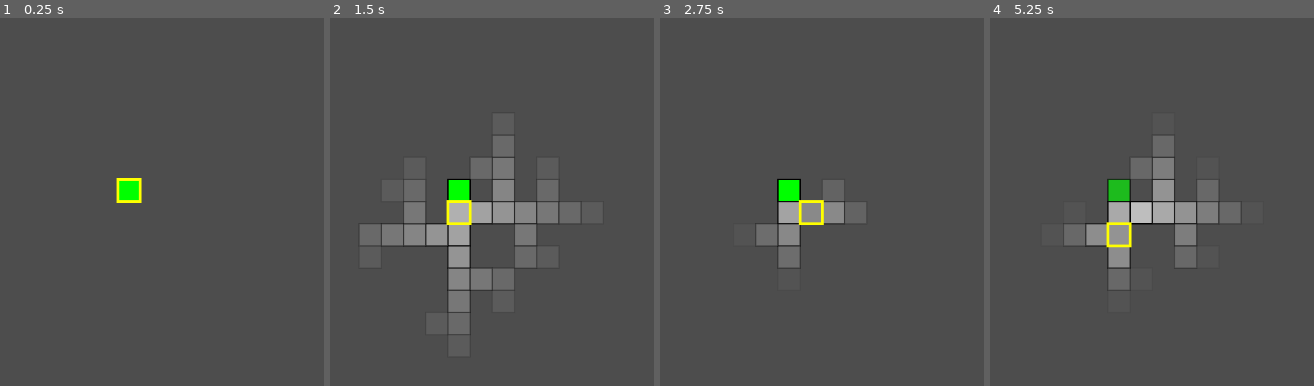
Above: before the commit, frames 1-4 (left to right).
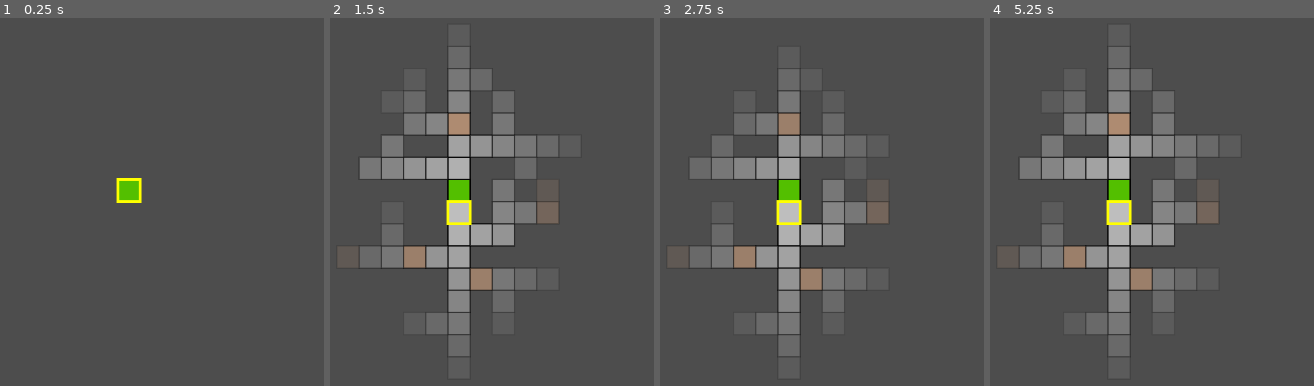
Above: after the commit, the same moments.

Repository: jhaakma/maze_game
Game: Godot game, scene res://Main.tscn
The game is run twice, just before and just after one commit, with the same random seed, the same clock (stepped at 60 frames per second) and the same inputs.
Inputs:
- Up to frame 1 (0.25 s): no input
- Up to frame 2 (1.5 s): tap Enter (ui_accept) at 0.5, 1.35 s; hold D (move_right) 0.53-1.28 s; hold Enter (ui_accept) 0.53-1.28 s; hold S (move_down) from 1.28 s (still down)
- Up to frame 3 (2.75 s): tap Enter (ui_accept) at 1.52, 1.82, 2 s; release S (move_down) at 2.03 s; hold D (move_right) from 2.03 s (still down); hold Enter (ui_accept) from 2.03 s (still down)
- Up to frame 4 (5.25 s): release D (move_right) at 2.78 s; release Enter (ui_accept) at 2.78 s; hold W (move_up) 2.78-3.53 s; tap Enter (ui_accept) at 2.85, 3.02, 3.32, 4.35, 4.52, 4.82, 5 s; hold Enter (ui_accept) 3.53-4.28 s; hold A (move_left) 3.53-5.03 s; hold S (move_down) from 5.03 s (still down); hold Enter (ui_accept) from 5.03 s (still down)

The runs differ from the first frame. In frame 1, 0.3% of the frame differs, in the area x 36-43%, y 44-50%; in frame 2, 16%; in frame 3, 15%; in frame 4, 19%, in the area x 8-78%, y 7-93%.

Commit message:
Implement room types and behavriours

Diff:
--- a/Items/Matchstick/matchstick.gd
+++ b/Items/Matchstick/matchstick.gd
@@ -3,6 +3,7 @@
 class_name Matchstick
 
 signal illumination_changed
+signal matchstick_out
 
 var active: bool = false
 var origin: Vector2i = Vector2i.ZERO
@@ -38,6 +39,7 @@
     active = false
     origin = Vector2i.ZERO
     illumination_changed.emit()
+    matchstick_out.emit()
 
 func _tween_radius(from: float, to: float, duration: float) -> void:
     var t := 0.0
--- a/Main.tscn
+++ b/Main.tscn
@@ -1,9 +1,11 @@
-[gd_scene load_steps=5 format=3 uid="uid://dv17qr5akn2xf"]
+[gd_scene load_steps=7 format=3 uid="uid://dv17qr5akn2xf"]
 
 [ext_resource type="Script" uid="uid://c0b70vaq8ime7" path="res://main.gd" id="1_glv2v"]
 [ext_resource type="PackedScene" uid="uid://b56xordbbvcq0" path="res://MazeGenerator/MazeVisualiser.tscn" id="2_r0du0"]
 [ext_resource type="PackedScene" uid="uid://bibxrhj7eydpo" path="res://MazeGenerator/MazeGenerator.tscn" id="3_cm0pq"]
+[ext_resource type="Script" uid="uid://bc45bp2ccmjdm" path="res://Rooms/Room.gd" id="4_3dxm6"]
 [ext_resource type="PackedScene" uid="uid://de7e471aj42si" path="res://Player/Player.tscn" id="4_cm0pq"]
+[ext_resource type="Resource" uid="uid://72y2o8eu65fq" path="res://Rooms/room_item.tres" id="5_3dxm6"]
 
 [node name="Main" type="Node2D" node_paths=PackedStringArray("generator", "visualiser", "player")]
 script = ExtResource("1_glv2v")
@@ -27,5 +29,6 @@
 bounds_max = Vector2i(10, 8)
 same_direction_chance = 0.8
 controller = NodePath("..")
+room_types = Array[ExtResource("4_3dxm6")]([ExtResource("5_3dxm6")])
 
 [node name="Player" parent="." instance=ExtResource("4_cm0pq")]
--- a/MazeGenerator/maze_generator.gd
+++ b/MazeGenerator/maze_generator.gd
@@ -4,6 +4,9 @@
 
 enum RoomType { START, EXIT, ITEM, COMBAT, EVENT, EMPTY }
 
+@onready var room_enter: Room = preload("res://Rooms/room_enter.tres")
+@onready var room_exit: Room = preload("res://Rooms/room_exit.tres")
+@onready var room_empty: Room = preload("res://Rooms/room_empty.tres")
 
 @export var room_count: int = 20
 @export var branch_chance: float = 0.3
@@ -12,6 +15,8 @@
 @export var bounds_max: Vector2i = Vector2i(5, 5)
 @export var same_direction_chance: float = 0.65
 @export var controller: MazeGame
+@export var room_types: Array[Room] = []
+
 
 const DIRECTIONS: Array[Vector2i] = [
     Vector2i(1, 0),
@@ -43,7 +48,6 @@
     var walkers: Array[Walker] = []
     var start_dir: Vector2i = DIRECTIONS[randi() % DIRECTIONS.size()]
     walkers.append(Walker.new(start_pos, start_dir))
-    controller.maze_data.maze[start_pos] = RoomExit.new()
 
     while controller.maze_data.maze.size() < room_count and walkers.size() > 0:
         var i: int = randi() % walkers.size()
@@ -76,7 +80,7 @@
             walker.dir = dir
 
         var next_position: Vector2i = walker.pos + dir
-        controller.maze_data.maze[next_position] = RoomEmpty.new() # Create an empty room
+        controller.maze_data.maze[next_position] = room_empty
         walkers.append(Walker.new(next_position, dir))
         walker.pos = next_position
 
@@ -117,20 +121,20 @@
 
 func assign_room_types(start_pos: Vector2i, exit_pos: Vector2i) -> void:
     # Set START and EXIT
-    controller.maze_data.maze[start_pos] = RoomEnter.new()
-    controller.maze_data.maze[exit_pos] = RoomExit.new()
+    controller.maze_data.maze[start_pos] = room_enter
+    controller.maze_data.maze[exit_pos] = room_exit
 
     # Example: Assign one ITEM room and one COMBAT room at random (expand as needed)
     var candidates := []
     for pos in controller.maze_data.maze.keys():
-        if controller.maze_data.maze[pos] is RoomEmpty:
+        if controller.maze_data.maze[pos].empty:
             candidates.append(pos)
-    if candidates.size() > 0:
-        var item_pos = candidates[randi() % candidates.size()]
-        controller.maze_data.maze[item_pos] = RoomItem.new()
-        candidates.erase(item_pos)
-    if candidates.size() > 0:
-        var combat_pos = candidates[randi() % candidates.size()]
-        controller.maze_data.maze[combat_pos] = RoomCombat.new()
-        candidates.erase(combat_pos)
-    # Add more assignment logic as needed (e.g., EVENT rooms, distance checks, etc.)
+
+    # for each empty room, try to spawn a room type
+    for pos in candidates:
+        #pick a random room type
+        var new_room: Room = room_types[randi() % room_types.size()]
+        #Check spawn chance
+        if randf() < new_room.spawn_chance:
+            print("Placing room at ", pos, " with type: ", new_room.description)
+            controller.maze_data.maze[pos] = new_room
--- a/MazeGenerator/maze_visualiser.gd
+++ b/MazeGenerator/maze_visualiser.gd
@@ -19,42 +19,45 @@
         return
 
     var player = controller.player
-    var player_origin = controller.player.position
-    var player_distances = controller.maze_data.get_distances(player_origin)
-    var matchstick_active = controller.is_matchstick_active()
-    var matchstick_origin = controller.matchstick.get_origin(player_origin)
-    var matchstick_distances = controller.maze_data.get_distances(matchstick_origin) if matchstick_active else {}
+    var player_origin = player.position
+    var matchsticks = controller.matchsticks
+    var matchstick_data = []
+    for m in matchsticks:
+        if m.is_active():
+            var origin = m.get_origin(player_origin)
+            var radius = m.get_radius()
+            var distances = controller.maze_data.get_distances(origin)
+            matchstick_data.append({
+                "distances": distances,
+                "radius": radius
+            })
 
     for pos in maze.keys():
         var room = maze[pos]
 
-        # Always fully illuminate visited rooms
-        var memory_level = controller.player.memorised_rooms.get(pos, 0.0)
+        # Player memory illumination
+        var memory_level = player.memorised_rooms.get(pos, 0.0)
         var player_alpha := dim_alpha
-        var player_dist = player_distances.get(pos, null)
         if memory_level:
             player_alpha = fully_lit_alpha * memory_level
-        # elif player_dist != null and player_dist <= int(player.vision_radius):
-        #     var t: float = float(player_dist) / player.vision_radius
-        #     player_alpha = lerp(fully_lit_alpha, dim_alpha, t)
 
-        # Calculate matchstick-based illumination (use animated radius)
+        # Matchstick illumination: take the brightest from all active matchsticks
         var matchstick_alpha := dim_alpha
-        if matchstick_active:
-            var matchstick_dist = matchstick_distances.get(pos, null)
-            if matchstick_dist != null and matchstick_dist <= int(controller.matchstick.illuminated_radius):
-                var t2: float = float(matchstick_dist) / controller.matchstick.illuminated_radius
-                matchstick_alpha = lerp(fully_lit_alpha, dim_alpha, t2)
+        for m in matchstick_data:
+            var dist = m["distances"].get(pos, null)
+            if dist != null and dist <= int(m["radius"]):
+                var t2: float = float(dist) / m["radius"]
+                var this_alpha = lerp(fully_lit_alpha, dim_alpha, t2)
+                matchstick_alpha = max(matchstick_alpha, this_alpha)
 
-        # Blend: take the brightest, and tint yellow only if matchstick is the brightest
+        # Blend: take the brightest
         var alpha = max(player_alpha, matchstick_alpha)
-
         var color = Color(room.color.r, room.color.g, room.color.b, alpha)
         draw_rect(Rect2(pos * cell_size, Vector2(cell_size, cell_size)), color)
         draw_rect(Rect2(pos * cell_size, Vector2(cell_size, cell_size)), Color(0,0,0,alpha), false, 2.0)
 
     # Draw player at their current position
-    draw_rect(Rect2(controller.player.position * cell_size, Vector2(cell_size, cell_size)), Color(1, 1, 0, 1.0), false, 4.0)
+    draw_rect(Rect2(player.position * cell_size, Vector2(cell_size, cell_size)), Color(1, 1, 0, 1.0), false, 4.0)
 
 func _get_room_color(room: Room) -> Color:
     var color = room.color
--- a/Player/player.gd
+++ b/Player/player.gd
@@ -7,7 +7,7 @@
 @export var position: Vector2i = Vector2i.ZERO
 @export var memory_loss_per_move: float = 0.1  # Amount of memory lost per move
 @export var forget_interval: float = 0.2  # Time in seconds to forget a room
-@export var memory_loss_per_second: float = 0.05  # Amount of memory lost per second
+@export var memory_loss_per_second: float = 0.02  # Amount of memory lost per second
 @export var vision_radius: int = 3  # How far the player can see
 # key: position, value: memory level (0-1)
 var memorised_rooms: Dictionary[Vector2i, float] = {}
@@ -71,5 +71,4 @@
             memorised_rooms[pos] = max(0.0, memorised_rooms[pos] - memory_loss_per_second * forget_interval)
             if memorised_rooms[pos] <= 0.0:
                 memorised_rooms.erase(pos)  # Remove rooms with no memory left
-    print("Memory updated: ", memorised_rooms)
     emit_signal("memory_updated")
--- /dev/null
+++ b/Rooms/Behaviours/RoomBehaviour.gd
@@ -0,0 +1,7 @@
+extends Node
+
+class_name RoomBehaviour
+
+func on_enter(player: Player) -> void:
+    # Override this method in subclasses to define behavior when a player enters the room
+    pass
--- /dev/null
+++ b/Rooms/Behaviours/room_behaviour_item.gd
@@ -0,0 +1,5 @@
+extends RoomBehaviour
+
+func on_enter(player: Player) -> void:
+    # Override this method to define what happens when the player enters the room
+    print("Player has entered the item room at position: ", player.position)
--- a/Rooms/Room.gd
+++ b/Rooms/Room.gd
@@ -1,8 +1,17 @@
 extends Resource
 class_name Room
 
-var color: Color = Color.GRAY
+@export var color: Color = Color.GRAY
+@export var icon: Texture2D = null
+@export var description: String = "A generic room."
+@export var behaviour: Script = null
+@export var empty: bool = false
+@export var spawn_chance: float = 1.0
 
-func on_enter(player: Node) -> void:
-    # Override in subclasses or set via script for custom behavior
-    print("Player has entered the room at position: ", player.position)
+func on_enter(player: Player) -> void:
+    if behaviour:
+        var instance = behaviour.new()
+        if instance is RoomBehaviour:
+            instance.on_enter(player)
+        else:
+            push_error("Room: Assigned behaviour script is not a RoomBehaviour.")
--- a/Rooms/room_combat.gd
+++ /dev/null
@@ -1,9 +0,0 @@
-extends Room
-class_name RoomCombat
-
-func _init() -> void:
-    color = Color.ORANGE  # Default color for empty rooms
-
-func on_enter(player: Node) -> void:
-    # Override in subclasses or set via script for custom behavior
-    print("Player has entered a combat room at position: ", player.position)
--- a/Rooms/room_empty.gd
+++ /dev/null
@@ -1,9 +0,0 @@
-extends Room
-class_name RoomEmpty
-
-func _init() -> void:
-    color = Color.GRAY  # Default color for empty rooms
-
-func on_enter(player: Node) -> void:
-    # Override in subclasses or set via script for custom behavior
-    print("Player has entered the room at position: ", player.position)
--- /dev/null
+++ b/Rooms/room_empty.tres
@@ -0,0 +1,10 @@
+[gd_resource type="Resource" script_class="Room" load_steps=2 format=3 uid="uid://chnguorn623j6"]
+
+[ext_resource type="Script" uid="uid://bc45bp2ccmjdm" path="res://Rooms/Room.gd" id="1_y3ikn"]
+
+[resource]
+script = ExtResource("1_y3ikn")
+color = Color(0.745098, 0.745098, 0.745098, 1)
+description = "A generic room."
+empty = true
+metadata/_custom_type_script = "uid://bc45bp2ccmjdm"
--- a/Rooms/room_enter.gd
+++ /dev/null
@@ -1,9 +0,0 @@
-extends Room
-
-class_name RoomEnter
-
-func _init() -> void:
-    color = Color.GREEN
-
-func on_enter(_player: Node) -> void:
-    print("Player has entered the enter room at position: ", _player.position)
--- /dev/null
+++ b/Rooms/room_enter.tres
@@ -0,0 +1,11 @@
+[gd_resource type="Resource" script_class="Room" load_steps=2 format=3 uid="uid://cujxn3n1nlek0"]
+
+[ext_resource type="Script" uid="uid://bc45bp2ccmjdm" path="res://Rooms/Room.gd" id="1_j2ux8"]
+
+[resource]
+script = ExtResource("1_j2ux8")
+color = Color(0.325, 0.75, 0, 1)
+description = "The entrance to the maze."
+empty = false
+spawn_chance = 0.0
+metadata/_custom_type_script = "uid://bc45bp2ccmjdm"
--- a/Rooms/room_exit.gd
+++ /dev/null
@@ -1,9 +0,0 @@
-extends Room
-
-class_name RoomExit
-
-func _init() -> void:
-    color = Color.RED
-
-func on_enter(_player: Node) -> void:
-    print("Player has exited the maze!")
--- /dev/null
+++ b/Rooms/room_exit.tres
@@ -0,0 +1,14 @@
+[gd_resource type="Resource" script_class="Room" load_steps=3 format=3 uid="uid://bunmenujigws0"]
+
+[ext_resource type="Script" uid="uid://bc45bp2ccmjdm" path="res://Rooms/Room.gd" id="1_ov1po"]
+
+[sub_resource type="GDScript" id="GDScript_ov1po"]
+
+[resource]
+script = ExtResource("1_ov1po")
+color = Color(0.75, 0, 0, 1)
+description = "The exit to the maze."
+behaviour = SubResource("GDScript_ov1po")
+empty = false
+spawn_chance = 0.0
+metadata/_custom_type_script = "uid://bc45bp2ccmjdm"
--- a/Rooms/room_item.gd
+++ /dev/null
@@ -1,9 +0,0 @@
-extends Room
-class_name RoomItem
-
-func _init() -> void:
-    color = Color.GRAY
-
-func on_enter(player: Node) -> void:
-    # Override in subclasses or set via script for custom behavior
-    print("Player has entered an item room at position: ", player.position)
--- /dev/null
+++ b/Rooms/room_item.tres
@@ -0,0 +1,13 @@
+[gd_resource type="Resource" script_class="Room" load_steps=3 format=3 uid="uid://72y2o8eu65fq"]
+
+[ext_resource type="Script" uid="uid://dowt3h43cc4km" path="res://Rooms/Behaviours/room_behaviour_item.gd" id="1_gc3mh"]
+[ext_resource type="Script" uid="uid://bc45bp2ccmjdm" path="res://Rooms/Room.gd" id="1_oopq0"]
+
+[resource]
+script = ExtResource("1_oopq0")
+color = Color(0.914301, 0.692392, 0.531243, 1)
+description = "A generic room."
+behaviour = ExtResource("1_gc3mh")
+empty = false
+spawn_chance = 0.1
+metadata/_custom_type_script = "uid://bc45bp2ccmjdm"
--- a/main.gd
+++ b/main.gd
@@ -10,20 +10,11 @@
 @export var player: Player
 
 var maze_data: MazeData
-var matchstick: Matchstick
+var matchsticks: Array[Matchstick] = []
 
 func _ready() -> void:
     maze_data = MazeData.new()
-    matchstick = Matchstick.new()
-    add_child(matchstick)
-    matchstick.configure(
-        player.vision_radius,
-        matchstick_radius,
-        matchstick_fade_up_time,
-        matchstick_fade_down_time,
-        matchstick_hold_time
-    )
-    matchstick.illumination_changed.connect(_on_illumination_changed)
+    # No longer create a single matchstick here
     player.memory_updated.connect(_on_illumination_changed)
     if generator == null:
         push_error("MazeGame: No MazeGenerator assigned.")
@@ -70,13 +61,48 @@
     return maze_data.get_distances(from)
 
 func use_matchstick() -> void:
+    var matchstick = Matchstick.new()
+    add_child(matchstick)
+    matchstick.configure(
+        player.vision_radius,
+        matchstick_radius,
+        matchstick_fade_up_time,
+        matchstick_fade_down_time,
+        matchstick_hold_time
+    )
+    matchstick.illumination_changed.connect(_on_illumination_changed)
+    matchstick.matchstick_out.connect(_on_matchstick_out.bind(matchstick))
     matchstick.use(player.position)
+    matchsticks.append(matchstick)
+
+func _on_matchstick_out(matchstick: Matchstick) -> void:
+    if matchsticks.has(matchstick):
+        matchsticks.erase(matchstick)
+        matchstick.queue_free()
+        if visualiser:
+            visualiser.queue_redraw()
+
+func is_matchstick_active() -> bool:
+    # Returns true if any matchstick is active
+    for m in matchsticks:
+        if m.is_active():
+            return true
+    return false
 
 func get_illumination_origin() -> Vector2i:
-    return matchstick.get_origin(player.position)
+    # Return the origin of the most recently placed active matchstick, or player position
+    var reversed_matchsticks = matchsticks.duplicate()
+    reversed_matchsticks.reverse()
+    for m in reversed_matchsticks:
+        if m.is_active():
+            return m.get_origin(player.position)
+    return player.position
 
 func get_illuminated_radius() -> float:
-    return matchstick.get_radius()
-
-func is_matchstick_active() -> bool:
-    return matchstick.is_active()
+    # Return the radius of the most recently placed active matchstick, or 0
+    var reversed_matchsticks = matchsticks.duplicate()
+    reversed_matchsticks.reverse()
+    for m in reversed_matchsticks:
+        if m.is_active():
+            return m.get_radius()
+    return 0.0
--- a/project.godot
+++ b/project.godot
@@ -20,20 +20,24 @@
 move_left={
 "deadzone": 0.2,
 "events": [Object(InputEventKey,"resource_local_to_scene":false,"resource_name":"","device":-1,"window_id":0,"alt_press …(191 unchanged characters)…
+, Object(InputEventKey,"resource_local_to_scene":false,"resource_name":"","device":-1,"window_id":0,"alt_pressed":false,"shift_pressed":false,"ctrl_pressed":false,"meta_pressed":false,"pressed":false,"keycode":0,"physical_keycode":4194319,"key_label":0,"unicode":0,"location":0,"echo":false,"script":null)
 ]
 }
 move_right={
 "deadzone": 0.2,
 "events": [Object(InputEventKey,"resource_local_to_scene":false,"resource_name":"","device":-1,"window_id":0,"alt_press …(192 unchanged characters)…
+, Object(InputEventKey,"resource_local_to_scene":false,"resource_name":"","device":-1,"window_id":0,"alt_pressed":false,"shift_pressed":false,"ctrl_pressed":false,"meta_pressed":false,"pressed":false,"keycode":0,"physical_keycode":4194321,"key_label":0,"unicode":0,"location":0,"echo":false,"script":null)
 ]
 }
 move_up={
 "deadzone": 0.2,
 "events": [Object(InputEventKey,"resource_local_to_scene":false,"resource_name":"","device":-1,"window_id":0,"alt_press …(192 unchanged characters)…
+, Object(InputEventKey,"resource_local_to_scene":false,"resource_name":"","device":-1,"window_id":0,"alt_pressed":false,"shift_pressed":false,"ctrl_pressed":false,"meta_pressed":false,"pressed":false,"keycode":0,"physical_keycode":4194320,"key_label":0,"unicode":0,"location":0,"echo":false,"script":null)
 ]
 }
 move_down={
 "deadzone": 0.2,
 "events": [Object(InputEventKey,"resource_local_to_scene":false,"resource_name":"","device":-1,"window_id":0,"alt_press …(192 unchanged characters)…
+, Object(InputEventKey,"resource_local_to_scene":false,"resource_name":"","device":-1,"window_id":0,"alt_pressed":false,"shift_pressed":false,"ctrl_pressed":false,"meta_pressed":false,"pressed":false,"keycode":0,"physical_keycode":4194322,"key_label":0,"unicode":0,"location":0,"echo":false,"script":null)
 ]
 }
Not shown, added: Rooms/Behaviours/RoomBehaviour.gd.uid
Not shown, added: Rooms/Behaviours/room_behaviour_item.gd.uid
Not shown, removed: Rooms/room_combat.gd.uid
Not shown, removed: Rooms/room_empty.gd.uid
Not shown, removed: Rooms/room_enter.gd.uid
Not shown, removed: Rooms/room_exit.gd.uid
Not shown, removed: Rooms/room_item.gd.uid
